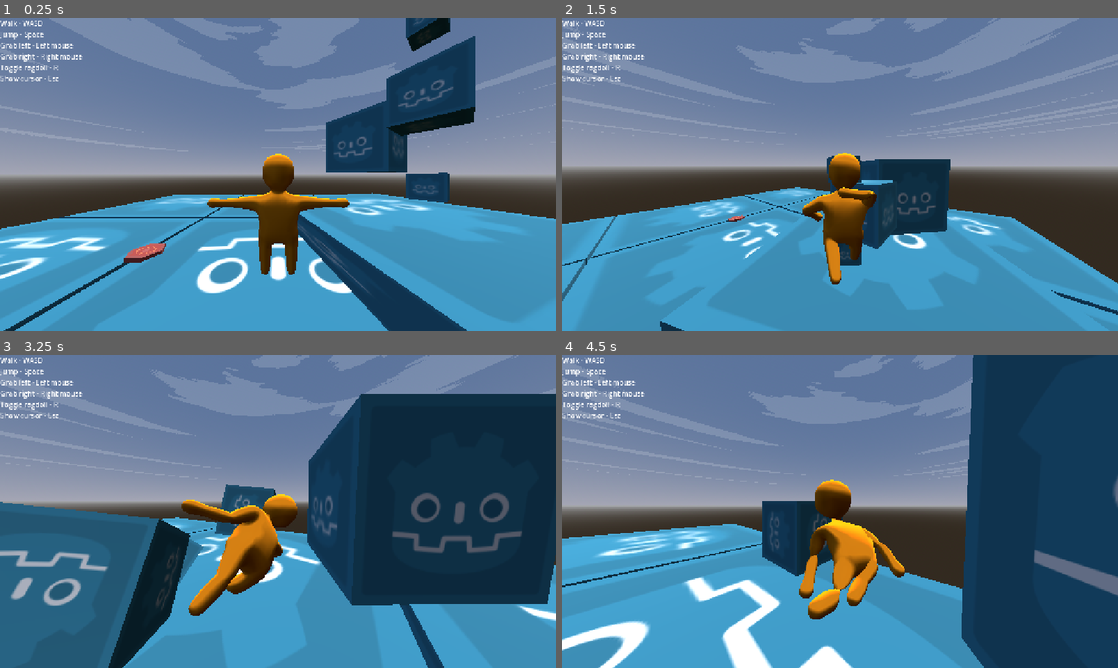
Above: before the commit, frames 1-4 (two rows, left to right).
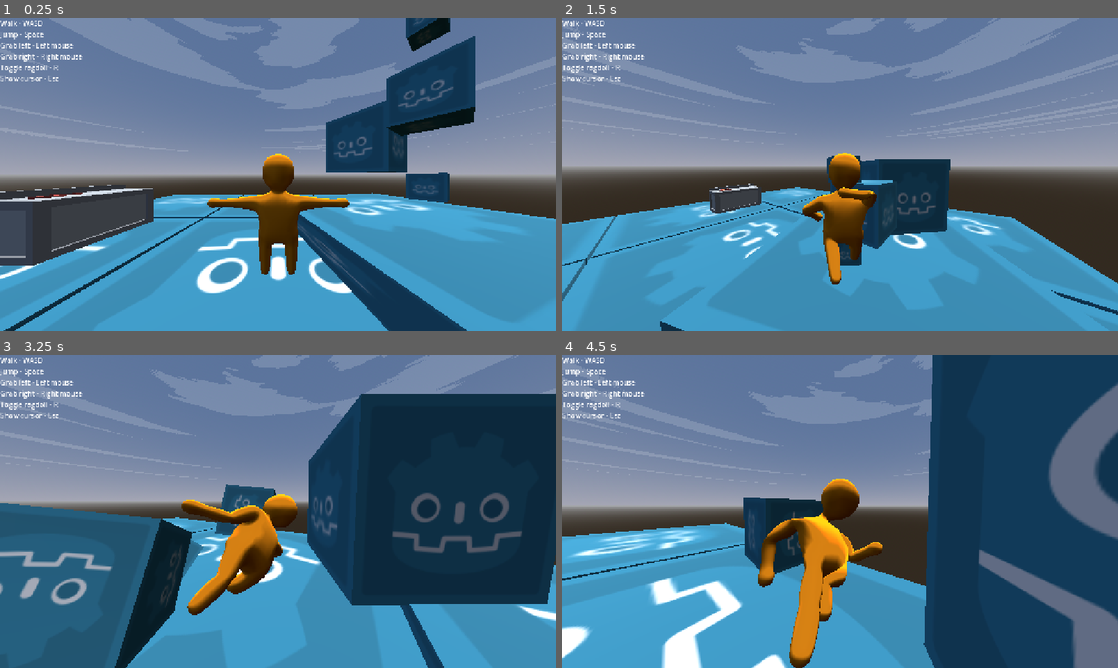
Above: after the commit, the same moments.

Repository: Lost-Rabbit-Digital/ChefWobbles
Game: Godot game, scene res://scenes/demo_scene.tscn
Same seed, same stepped clock (60 frames per second), same inputs: the game is played once before the commit and once after it. Sound files missing from this copy of the repository are replaced by a short silence.
Inputs (mouse positions are in pixels of both pictures, inside the frame that each line leads up to):
- Up to frame 1 (0.25 s): no input
- Up to frame 2 (1.5 s): move the mouse to (962, 158) at 0.52 s; press the mouse at (962, 158) at 0.53 s; hold D (move_right) 0.53-1.28 s; tap Space (jump) at 0.77 s; move the mouse to (812, 174) at 1.27 s; release the mouse at (812, 174) at 1.28 s; hold W (move_forward) from 1.28 s (still down); right-click (812, 174) at 1.35 s
- Up to frame 3 (3.25 s): keep holding W (move_forward); tap Space (jump) at 1.52, 3.02 s; move the mouse to (289, 505) at 2.02 s; tap R (ragdoll) at 2.1 s; move the mouse to (272, 517) at 2.77 s; click (272, 517) at 2.85 s
- Up to frame 4 (4.5 s): keep holding W (move_forward); move the mouse to (878, 514) at 3.52 s; hold Right mouse button (grab_right) 3.53-4.28 s; tap Space (jump) at 3.77 s; move the mouse to (795, 508) at 4.27 s; tap R (ragdoll) at 4.35 s

The runs differ from the first frame. In frame 1, 4.6% of the frame differs, in the area x 0-30%, y 53-80%; in frame 2, 0.6%; in frame 3, 1.8%; in frame 4, 27%, in the area x 0-100%, y 0-100%.

Commit message:
Updating tomato texture, enabled physics for models

Diff:
--- a/godot_project/scenes/demo_scene.tscn
+++ b/godot_project/scenes/demo_scene.tscn
@@ -14,7 +14,8 @@
 [ext_resource type="AudioStream" uid="uid://c58316sy0yjlm" path="res://audio/music/Strange Worlds.ogg" id="12_akofh"]
 [ext_resource type="AudioStream" uid="uid://cyowywmbdvvh5" path="res://audio/music/Sunlight Through Leaves.ogg" id="13_ijjr1"]
 [ext_resource type="AudioStream" uid="uid://bmq805hd2t7ae" path="res://audio/music/Wanderers Tale.ogg" id="14_xjtv6"]
-[ext_resource type="PackedScene" uid="uid://64mdognmqsv4" path="res://models/food/tomato_slice.glb" id="15_8iuhj"]
+[ext_resource type="PackedScene" uid="uid://cbplwoxnlv6i0" path="res://models/food/tomato_slice/tomato_slice.glb" id="15_8iuhj"]
+[ext_resource type="PackedScene" uid="uid://cyf5xg3ui47sh" path="res://models/stations/base_prep_station/prep_station.gltf" id="16_21int"]
 
 [sub_resource type="Sky" id="Sky_67mw3"]
 sky_material = ExtResource("1_8iuhj")
@@ -294,5 +295,13 @@
 [node name="CollisionShape3D" type="CollisionShape3D" parent="Environment/Ground9"]
 shape = SubResource("BoxShape3D_kfml7")
 
+[node name="BlockBench" type="Node" parent="."]
+
+[node name="blockbench_export2" parent="BlockBench" instance=ExtResource("16_21int")]
+transform = Transform3D(-1.81474e-07, 0, -4.15163, 0, 4.15163, 0, 4.15163, 0, -1.81474e-07, -8.61963, 0.482825, -2.61825)
+
 [node name="blockbench_export" parent="." instance=ExtResource("15_8iuhj")]
-transform = Transform3D(1, 0, 0, 0, 1, 0, 0, 0, 1, -4.83988, 0.471393, -1.23876)
+transform = Transform3D(1, 0, 0, 0, 1, 0, 0, 0, 1, -8.81904, 2.55864, -1.40242)
+
+[node name="blockbench_export2" parent="." instance=ExtResource("15_8iuhj")]
+transform = Transform3D(1, 0, 0, 0, 1, 0, 0, 0, 1, -8.81904, 2.85182, -1.84805)
Binary file removed: godot_project/models/food/tomato_slice.glb
Binary file added: godot_project/models/food/tomato_slice/tomato_slice.glb
Not shown, changed: godot_project/models/food/tomato_slice/tomato_slice.glb.import
Renamed: godot_project/models/food/texture.png -> godot_project/models/food/tomato_slice/tomato_slice_0.png
Not shown, added: godot_project/models/food/tomato_slice/tomato_slice_0.png.import
Not shown, added: godot_project/models/stations/base_prep_station/prep_station.gltf
Not shown, changed: godot_project/models/stations/base_prep_station/prep_station.gltf.import
Renamed: godot_project/models/stations/texture.png -> godot_project/models/stations/base_prep_station/prep_station_0.png
Not shown, changed: godot_project/models/stations/base_prep_station/prep_station_0.png.import
Not shown, removed: godot_project/models/stations/prep_station.fbx
Not shown, removed: godot_project/models/stations/texture.png.import
Not shown: 1 places in godot_project/scenes/demo_scene.tscn that only renumber resources
(and 1 more such lines)
